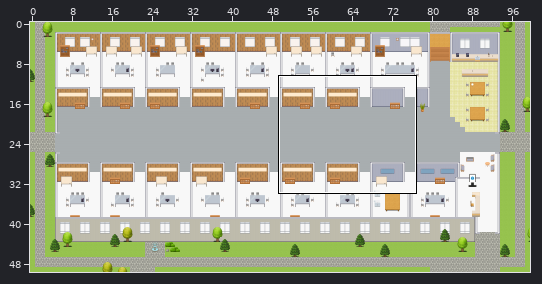
Tiled map (JSON), stored at maps/Infrastructure-Platform.tmj. The picture above shows the old version from afar; the outline marks the close-up.
Close-up. Earlier state:
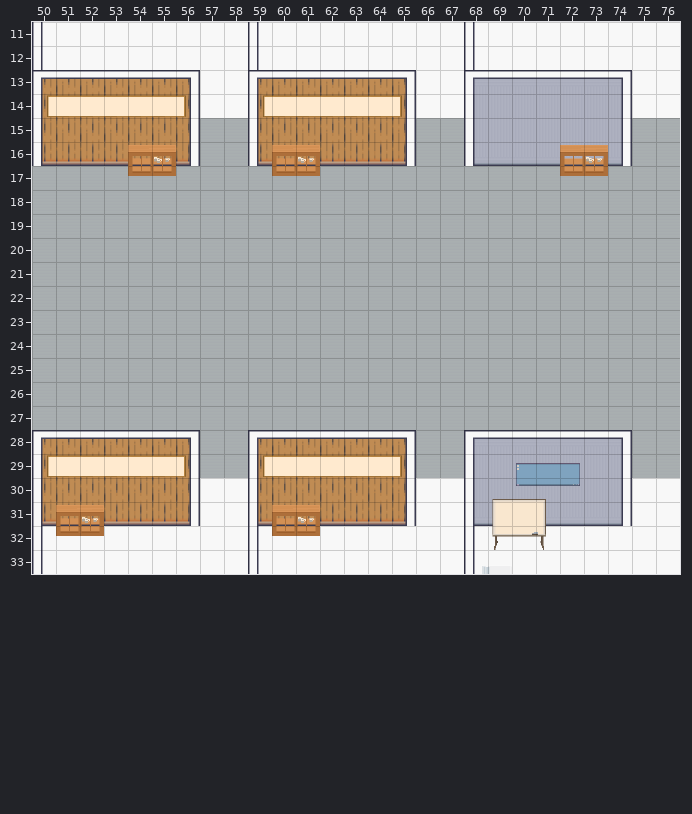
Cells are 32x32 px. Shown: x 50..76, y 11..33. The commit also changed other parts of the map, which this record leaves out.
The same view after the edit:
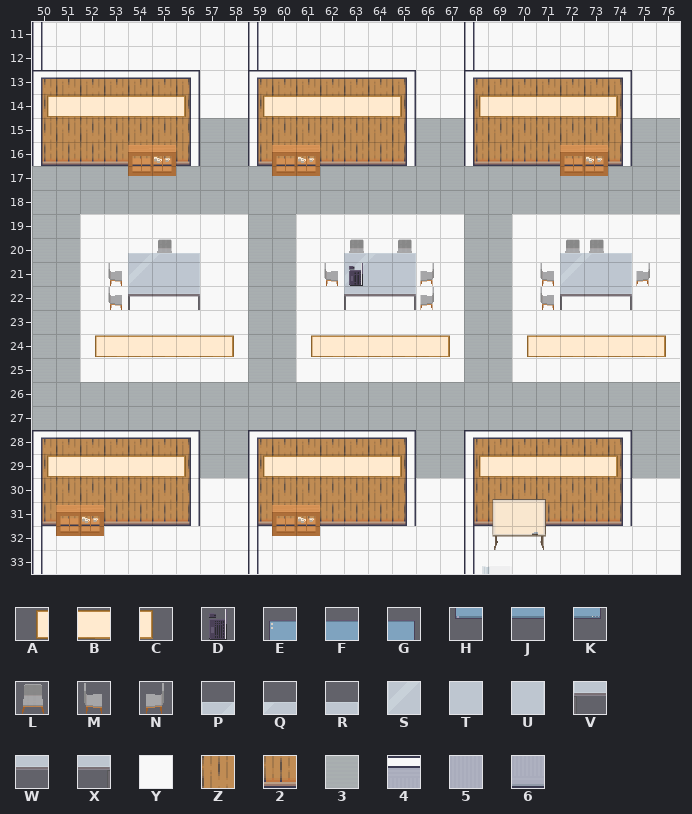
Key: from "Decoration": A 49, B 50, C 51; from "Misc": D 25, E 40, F 41, G 42, H 50, J 51, K 52; from "Seats": L 117, M 119, N 120; from "Tables": P 5, Q 6, R 7, S 15, T 16, U 17, V 25, W 26, X 27; from "room2": Y 66, Z 192, 2 205, 3 216, 4 290, 5 294, 6 307.
_ is an empty cell.
Diff:
Layer "floors":
Tile 3 gives way to one hidden under a higher layer in row 21 at x 54 to 56, 63 to 65 and 72 to 74.
The author changed tile 3 to tile Y in rows 19 to 20 at x 52 to 58, 61 to 67 and 70 to 76; in row 21 at x 52 to 53, 57 to 58, 61 to 62, 66 to 67, 70 to 71 and 75 to 76; in rows 22 to 25 at x 52 to 58, 61 to 67 and 70 to 76.
Layer "back wall":
The author changed tile 6 to tile 2 in row 16 at x 68 to 74; in row 31 at x 68 to 69 and 71 to 74.
The author changed tile 4 to tile Z in row 13 at x 68 to 74; in row 28 at x 68 to 74.
The author changed tile 5 to tile Z in rows 14 to 15 at x 68 to 74; in rows 29 to 30 at x 68 to 74.
Layer "seats":
Tile L now appears in row 20 at x 55, 63, 65 and 72 to 73.
Tile M now appears in row 21 at x 53, 62 and 71; in row 22 at x 53 and 71.
Tile N now appears in row 21 at x 66 and 75; in row 22 at x 66.
Layer "decor":
Tile A now appears in row 14 at x 68; in row 24 at x 52, 61 and 70; in row 29 at x 68.
Tile B now appears in row 14 at x 69 to 73; in row 24 at x 53 to 57, 62 to 66 and 71 to 75; in row 29 at x 69 to 73.
Tile C now appears in row 14 at x 74; in row 24 at x 58, 67 and 76; in row 29 at x 74.
Tile P now appears in row 20 at x 54, 63 and 72.
Tile Q now appears in row 20 at x 55, 64 and 73.
Tile R now appears in row 20 at x 56, 65 and 74.
Tile S now appears in row 21 at x 54, 63 and 72.
Tile T now appears in row 21 at x 55, 64 and 73.
Tile U now appears in row 21 at x 56, 65 and 74.
Tile V now appears in row 22 at x 54, 63 and 72.
Tile W now appears in row 22 at x 55, 64 and 73.
Tile X now appears in row 22 at x 56, 65 and 74.
Layer "tech":
Tile D now appears in row 21 at x 63.
Tile E is removed in row 29 at x 70.
Tile F is removed in row 29 at x 71.
Tile G is removed in row 29 at x 72.
Tile H is removed in row 30 at x 70.
Tile J is removed in row 30 at x 71.
Tile K is removed in row 30 at x 72.
Boxes around the changes in both close-ups, in picture pixels (x1, y1, x2, y2):
changed: (474, 79, 622, 165)
changed: (80, 214, 248, 382)
changed: (296, 214, 464, 382)
changed: (512, 214, 680, 382)
changed: (474, 439, 622, 525)
